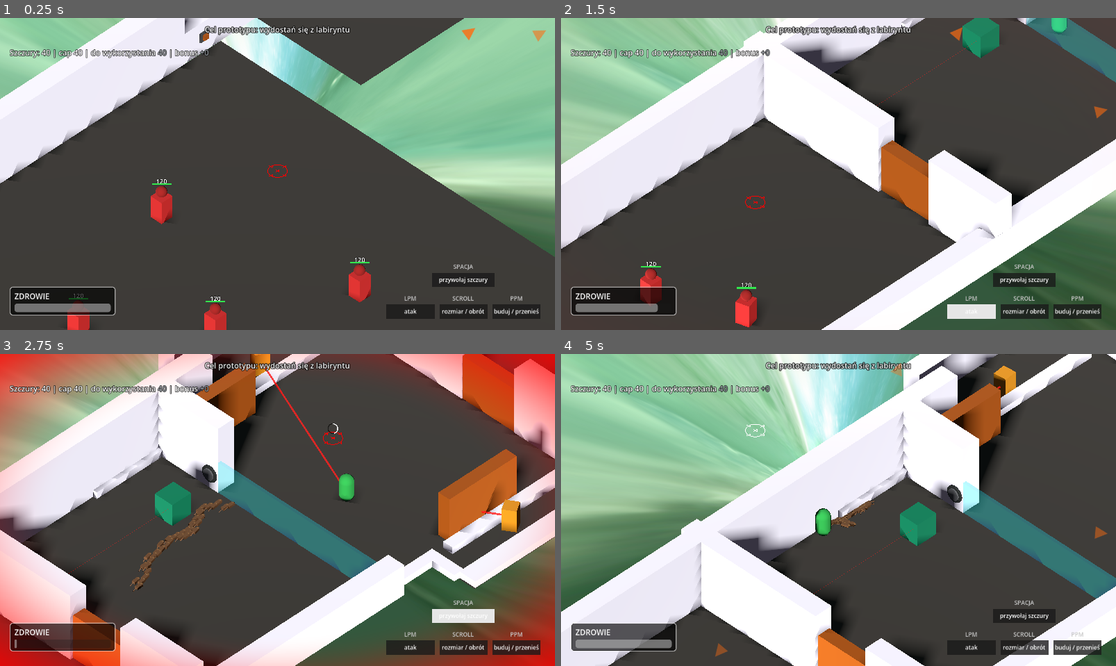
Above: before the commit, frames 1-4 (two rows, left to right).
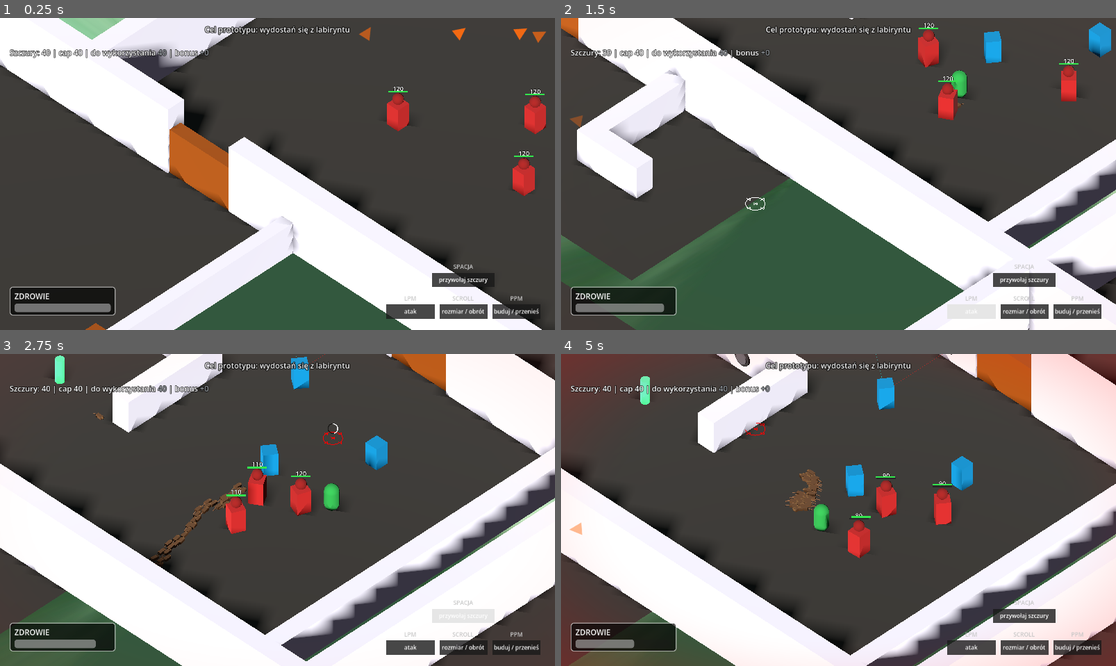
Above: after the commit, the same moments.

Repository: VirtuaIL/ZTGK-Prototyp
Game: Godot game, scene res://scenes/main.tscn
Same seed, same stepped clock (60 frames per second), same inputs: the game is played once before the commit and once after it.
Inputs (mouse positions are in pixels of both pictures, inside the frame that each line leads up to):
- Up to frame 1 (0.25 s): no input
- Up to frame 2 (1.5 s): tap Enter at 0.5 s; move the mouse to (960, 158) at 0.52 s; hold D (move_right) 0.53-1.25 s; hold Space (recall_rats) 0.53-1.25 s; click (960, 158) at 0.67 s; drag from (727, 189) to (810, 236) at 1.27 s
- Up to frame 3 (2.75 s): move the mouse to (333, 441) at 2.02 s; hold D (move_right) from 2.03 s (still down); hold Space (recall_rats) from 2.03 s (still down); click (333, 441) at 2.17 s
- Up to frame 4 (5 s): release D (move_right) at 2.75 s; release Space (recall_rats) at 2.75 s; drag from (810, 572) to (672, 463) at 2.77 s; move the mouse to (1005, 556) at 3.52 s; hold A (move_left) 3.53-4.25 s; hold Space (recall_rats) 3.53-4.25 s; click (1005, 556) at 3.67 s; drag from (672, 463) to (755, 432) at 4.27 s

The runs differ from the first frame. In frame 1, 54% of the frame differs, in the area x 0-100%, y 0-100%; in frame 2, 61%; in frame 3, 64%; in frame 4, 74%.

Commit message:
adding indicator for redirection box

Diff:
--- a/scenes/main.tscn
+++ b/scenes/main.tscn
@@ -118,7 +118,7 @@
 size = 16.0
 
 [node name="Player" parent="." unique_id=1407634471 instance=ExtResource("2_player")]
-transform = Transform3D(1, 0, 0, 0, 1, 0, 0, 0, 1, -37.751343, -1.1444092e-05, -177.39676)
+transform = Transform3D(1, 0, 0, 0, 1, 0, 0, 0, 1, -37.751343, -1.1444092e-05, -103.957726)
 
 [node name="RatManager" type="Node3D" parent="." unique_id=169060230]
 script = ExtResource("4_rat_man")
--- a/scripts/rat_manager.gd
+++ b/scripts/rat_manager.gd
@@ -949,6 +949,8 @@
 						if not obj.is_surrounded:
 							_surround_object_with_rats(obj)
 						grabbed_object = obj
+						if grabbed_object:
+							grabbed_object.set_meta("is_being_dragged", true)
 						grabbed_object_last_pos = obj.global_position
 						get_viewport().set_input_as_handled()
 						return
@@ -961,6 +963,7 @@
 				if _lmb_is_object_drag:
 					# Release grabbed object
 					if grabbed_object != null:
+						grabbed_object.set_meta("is_being_dragged", false)
 						_release_object_carriers(grabbed_object)
 						grabbed_object = null
 						grabbed_object_last_pos = Vector3.ZERO
@@ -1113,6 +1116,7 @@
 func recall_all_rats() -> void:
 	# Release any grabbed object and its carrier rats first
 	if grabbed_object != null:
+		grabbed_object.set_meta("is_being_dragged", false)
 		_release_object_carriers(grabbed_object)
 		grabbed_object = null
 		grabbed_object_last_pos = Vector3.ZERO
@@ -1697,6 +1701,7 @@
 func _on_object_reset(obj: CharacterBody3D) -> void:
 	_release_object_carriers(obj)
 	if grabbed_object == obj:
+		grabbed_object.set_meta("is_being_dragged", false)
 		grabbed_object = null
 		grabbed_object_last_pos = Vector3.ZERO
 		_lmb_is_object_drag = false
--- a/scripts/redirection_box.gd
+++ b/scripts/redirection_box.gd
@@ -3,17 +3,31 @@
 
 @export var damage_per_second: float = 34.0
 @export var max_range: float = 20.0
+@export var indicator_range: float = 14.0
+@export var indicator_thickness: float = 0.03
+@export var indicator_color: Color = Color(1.0, 0.65, 0.25, 0.6)
 
 @onready var laser_mesh: MeshInstance3D = $LaserMesh
 @onready var fire_point: Vector3 = Vector3(0, 0.7, 0.45) # Front face of the box
 
 var _laser_active_this_frame: bool = false
 var _is_processing_laser: bool = false # Loop prevention
+var _indicator_mesh: MeshInstance3D
 
 func _ready() -> void:
 	super._ready()
 	if laser_mesh:
 		laser_mesh.visible = false
+	_indicator_mesh = MeshInstance3D.new()
+	_indicator_mesh.mesh = CylinderMesh.new()
+	var mat := StandardMaterial3D.new()
+	mat.shading_mode = BaseMaterial3D.SHADING_MODE_UNSHADED
+	mat.albedo_color = indicator_color
+	mat.transparency = BaseMaterial3D.TRANSPARENCY_ALPHA
+	mat.no_depth_test = true
+	_indicator_mesh.material_override = mat
+	_indicator_mesh.visible = false
+	add_child(_indicator_mesh)
 
 func _physics_process(delta: float) -> void:
 	super._physics_process(delta)
@@ -21,6 +35,8 @@
 	# Update visibility. If no laser hit us this frame, the laser turns off.
 	if laser_mesh:
 		laser_mesh.visible = _laser_active_this_frame
+
+	_update_drag_indicator()
 
 	# Reset for the next frame
 	_laser_active_this_frame = false
@@ -90,3 +106,49 @@
 
 	# Scale the height (Y). Cylinder default is 2.0m.
 	laser_mesh.scale = Vector3(0.1, distance / 2.0, 0.1)
+
+func _update_drag_indicator() -> void:
+	if _indicator_mesh == null:
+		return
+	var dragging := false
+	if has_meta("is_being_dragged"):
+		dragging = bool(get_meta("is_being_dragged"))
+	if not dragging:
+		_indicator_mesh.visible = false
+		return
+	_cast_indicator_beam()
+
+func _cast_indicator_beam() -> void:
+	var space_state := get_world_3d().direct_space_state
+	var start_pos = global_transform.translated_local(fire_point).origin
+	var dir = -global_transform.basis.z.normalized()
+	var ray_end = start_pos + dir * indicator_range
+
+	var query := PhysicsRayQueryParameters3D.create(start_pos, ray_end)
+	query.collision_mask = 15 # Floor (1) + Player (2) + Movable (4) + Walls (8)
+	query.exclude = [self.get_rid()]
+
+	var hit := space_state.intersect_ray(query)
+	if hit:
+		_update_indicator_visuals(start_pos, hit.position)
+	else:
+		_update_indicator_visuals(start_pos, ray_end)
+
+func _update_indicator_visuals(start_pos: Vector3, end_pos: Vector3) -> void:
+	_indicator_mesh.visible = true
+	var distance = start_pos.distance_to(end_pos)
+	if distance < 0.001:
+		_indicator_mesh.visible = false
+		return
+
+	var mid_point = start_pos.lerp(end_pos, 0.5)
+	_indicator_mesh.global_position = mid_point
+	_indicator_mesh.basis = Basis()
+
+	var dir = (end_pos - start_pos).normalized()
+	var up = Vector3.UP
+	if abs(dir.y) > 0.99:
+		up = Vector3.RIGHT
+	_indicator_mesh.look_at(end_pos, up)
+	_indicator_mesh.rotate_object_local(Vector3.RIGHT, deg_to_rad(90.0))
+	_indicator_mesh.scale = Vector3(indicator_thickness, distance / 2.0, indicator_thickness)
